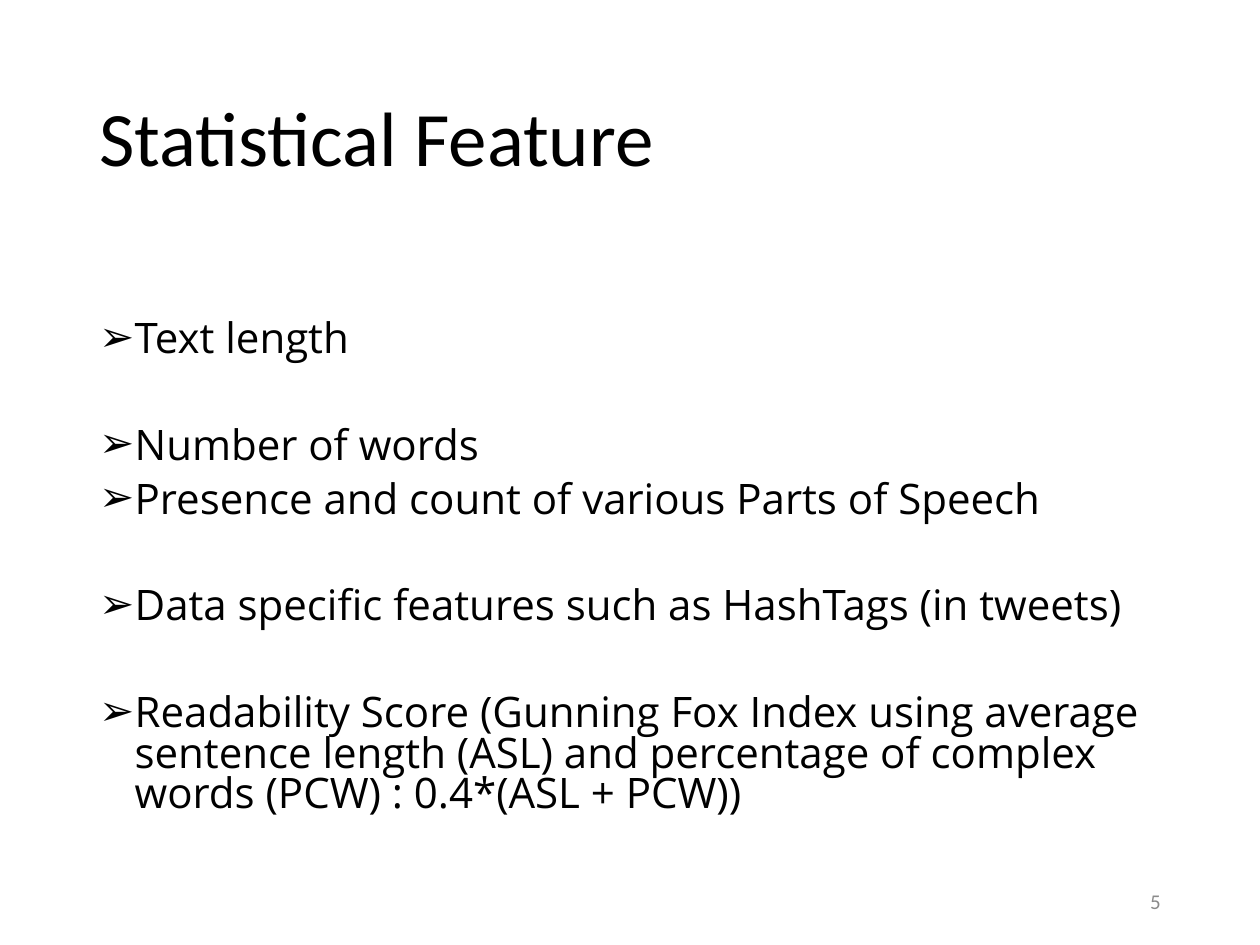
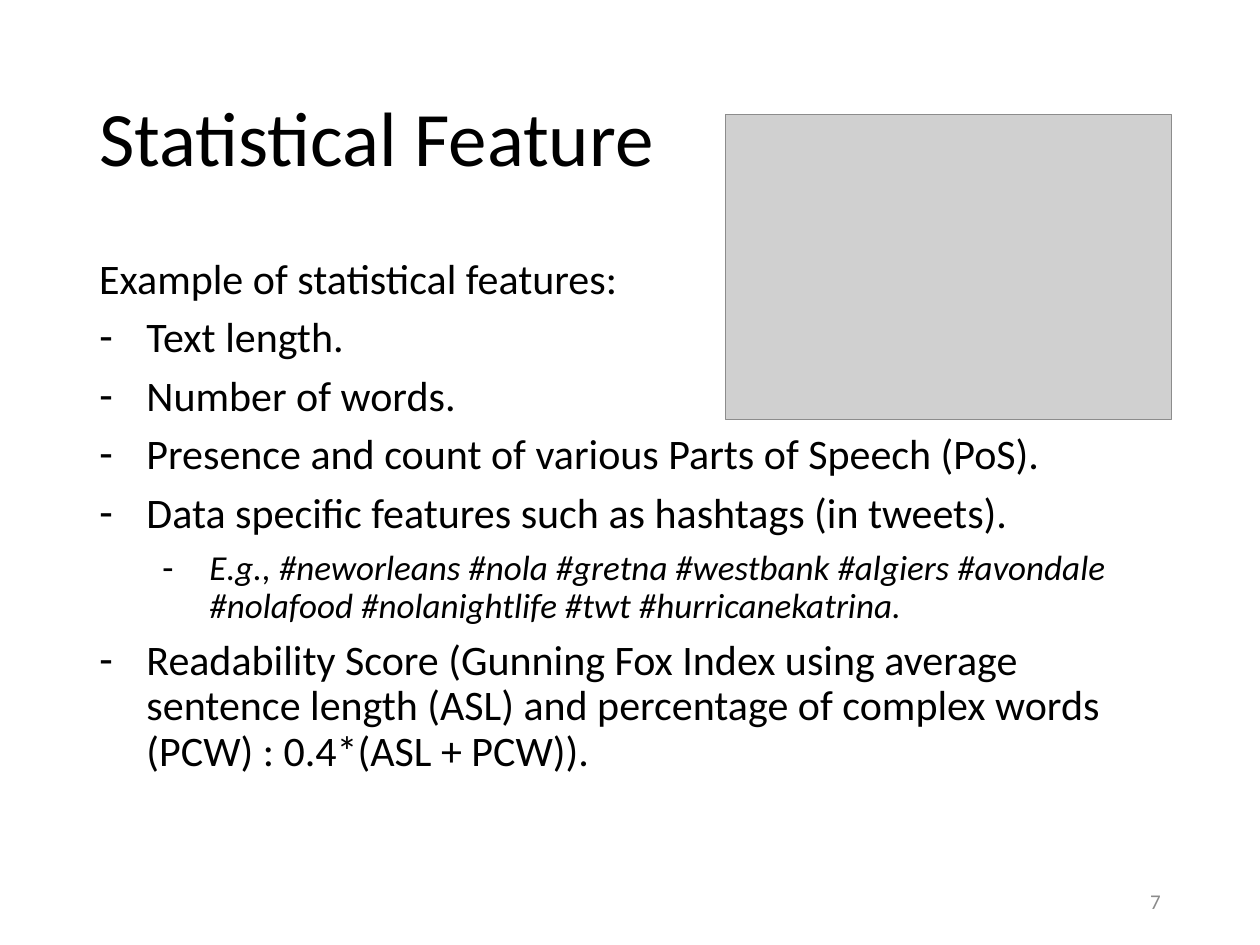
Before and after one commit to evhart/smasac-tutorial, a slide deck: slide 7 of slides/pptx/4-classification.pptx (slide 5 before the commit). Drawn at 1260x945 pixels with LibreOffice and Linux fonts; fonts in the diff are those of the drawing; grey boxes stand for pictures. Boxes give left, top, right and bottom in pixels: in the first picture for what was removed or moved away, otherwise in the second. Text is boxed around its words. In the diff, an @@ line names an element or a change of style, - is before the commit and + after.

```diff
--- a/slides/pptx/4-classification.pptx
+++ b/slides/pptx/4-classification.pptx
@@ picture added at <box>726,115,1172,420</box> @@
@@ text at <box>99,264,1105,772</box>: text changed; font Open Sans to Calibri @@
-  ➢ Text length
-  ➢ Number of words
-  ➢ Presence and count of various Parts of Speech
-  ➢ Data specific features such as HashTags (in tweets)
-  ➢ Readability Score (Gunning Fox Index using average sentence length (ASL) and percentage of complex words (PCW) : 0.4*(ASL + PCW))
+  Example of statistical features:
+  – Text length.
+  – Number of words.
+  – Presence and count of various Parts of Speech (PoS).
+  – Data specific features such as hashtags (in tweets).
+    – E.g., #neworleans #nola #gretna #westbank #algiers #avondale #nolafood #nolanightlife #twt #hurricanekatrina.
+  – Readability Score (Gunning Fox Index using average sentence length (ASL) and percentage of complex words (PCW) : 0.4*(ASL + PCW)).
@@ page number at <box>1150,895,1161,909</box>: text changed @@
-5
+7
```
Also in this commit, not shown: 11 other slides changed, 8 slides added, 1 other file.
